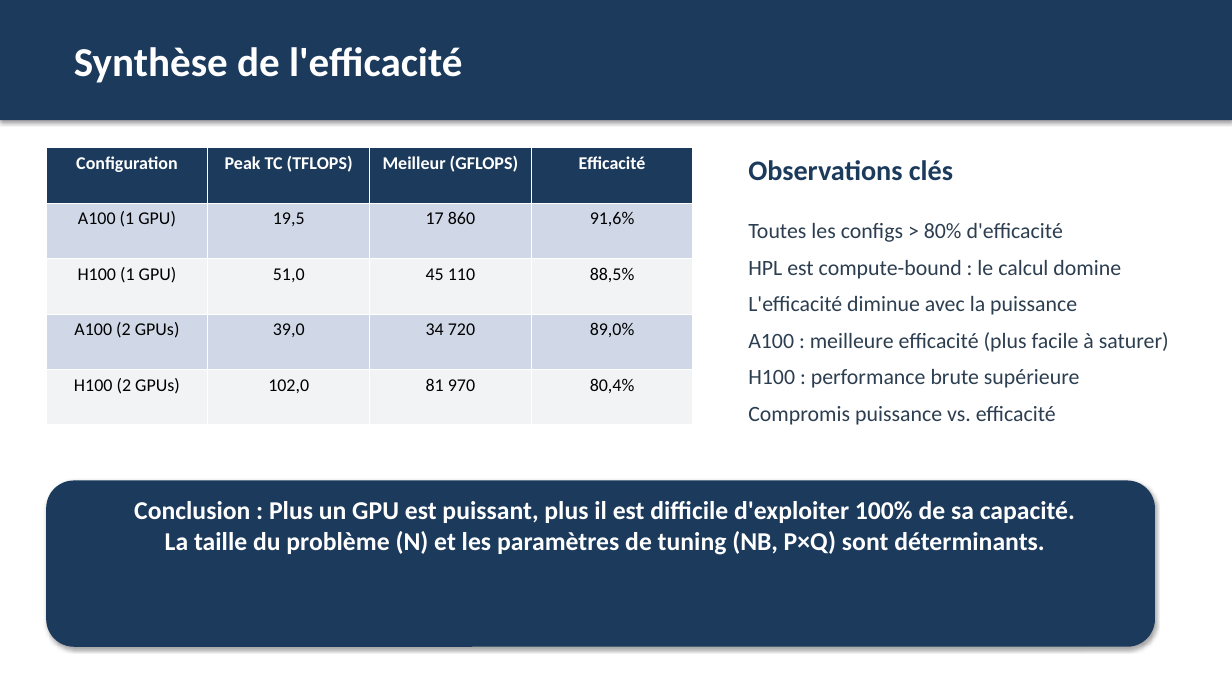
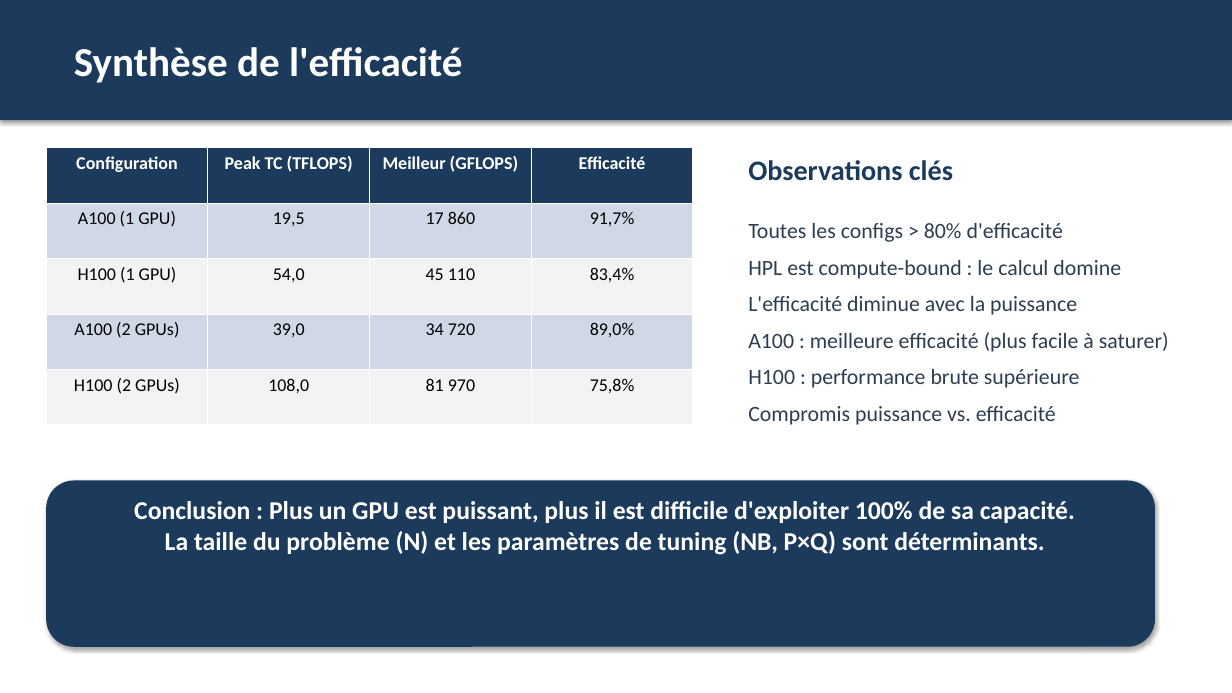
Before and after one commit to achraf-benmalk/mpna-local, a slide deck: slide 8 of project/presentation_finale/HPL_Resultats_Analyse.pptx. Drawn at 1232x693 pixels with LibreOffice and Linux fonts; fonts in the diff are those of the drawing. Boxes give left, top, right and bottom in pixels: in the first picture for what was removed or moved away, otherwise in the second. Text is boxed around its words. In the diff, an @@ line names an element or a change of style, - is before the commit and + after.

```diff
--- a/project/presentation_finale/HPL_Resultats_Analyse.pptx
+++ b/project/presentation_finale/HPL_Resultats_Analyse.pptx
@@ table at [46,148,693,425] @@
-row 2, column 4: 91,6%
+row 2, column 4: 91,7%
-row 3, column 2: 51,0
+row 3, column 2: 54,0
-row 3, column 4: 88,5%
+row 3, column 4: 83,4%
-row 5, column 2: 102,0
+row 5, column 2: 108,0
-row 5, column 4: 80,4%
+row 5, column 4: 75,8%
```
Also in this commit, not shown: 5 other slides changed, 3 other files.
